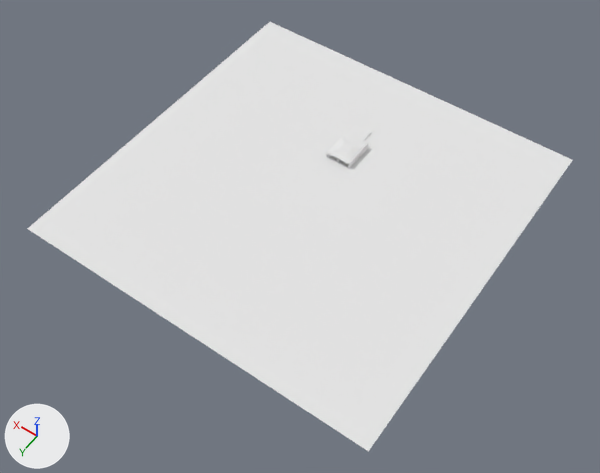
The Blender file Assets/Models/Building.blend, before and after one commit.
Rendered twice from a camera (50 mm lens) standing at (-238.0, 396.0, 483.0) and looking at (-10.0, 77.0, -19.0). Every picture has the same lights, and +X, +Y and +Z are marked at lower left.
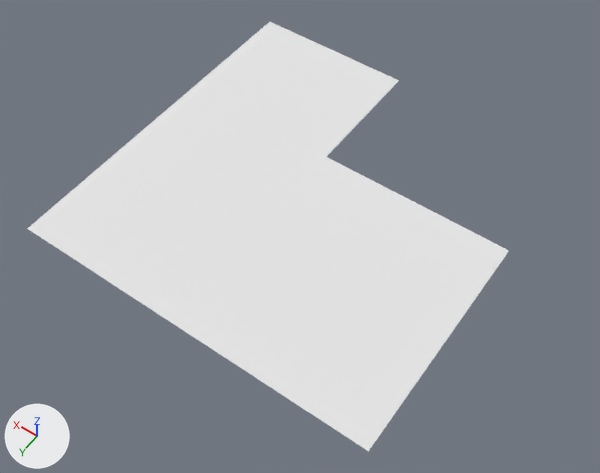
What differs and where, as boxes [x1, y1, x2, y2] in the pictures (600 x 473 px):
'Plane', reshaped, moved, rescaled (12% narrower)
    before: [27, 22, 572, 451]
    after: [27, 22, 509, 451]
'Building', hidden
    before: [326, 132, 368, 168]
'Cube', deleted
    before: [348, 125, 371, 141]

Patch to the scene script:
```diff
--- a/Assets/Models/Building.blend.py
+++ b/Assets/Models/Building.blend.py
@@ me_plane @@
 # used by ob_plane; location = (0.0, 50.0, -0.1); scale = (150.0, 150.0, 1.0)
-me_plane.from_pydata(...)  # 4 vertices, 1 face; spans x -1.0..1.0, y -1.0..1.0, z 0.0
+me_plane.from_pydata(...)  # 57 vertices, 38 faces; spans x -150.0..150.0, y -150.0..150.0, z 0.0
+# me_plane part 1: the whole mesh is rebuilt
 me_plane.materials.append(mat_road)
@@ ob_cube @@
-ob_cube = bpy.data.objects.new('Cube', me_cube_009)
-ob_cube.location = (3.5, -24.5, 0.0)
-ob_cube.scale = (7.5, 7.5, 1.0)
@@ ob_plane @@
 ob_plane = bpy.data.objects.new('Plane', me_plane)
-ob_plane.location = (0.0, 50.0, -0.1)
-ob_plane.scale = (150.0, 150.0, 1.0)
+ob_plane.location = (0.0, 50.0, 0.0)
@@ ob_building @@
 ob_building.rotation_euler = (1.571, 0.0, -3.142)  # degrees (90, 0, -180)
+ob_building.hide_viewport = True
```
